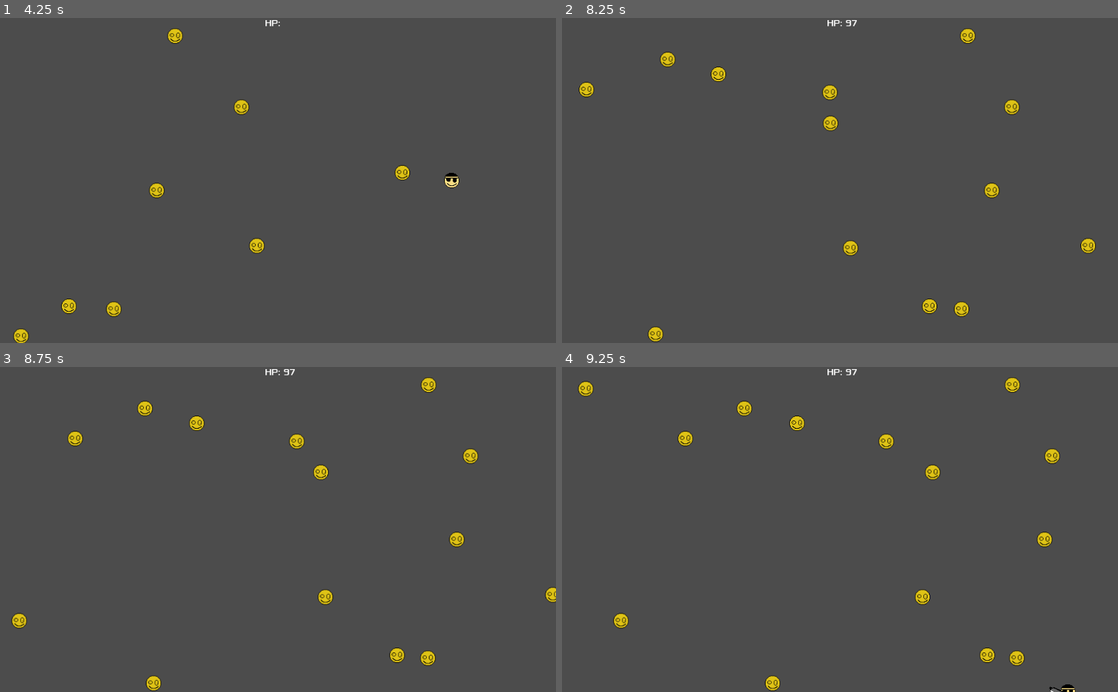
Above: before the commit, frames 1-4 (two rows, left to right).
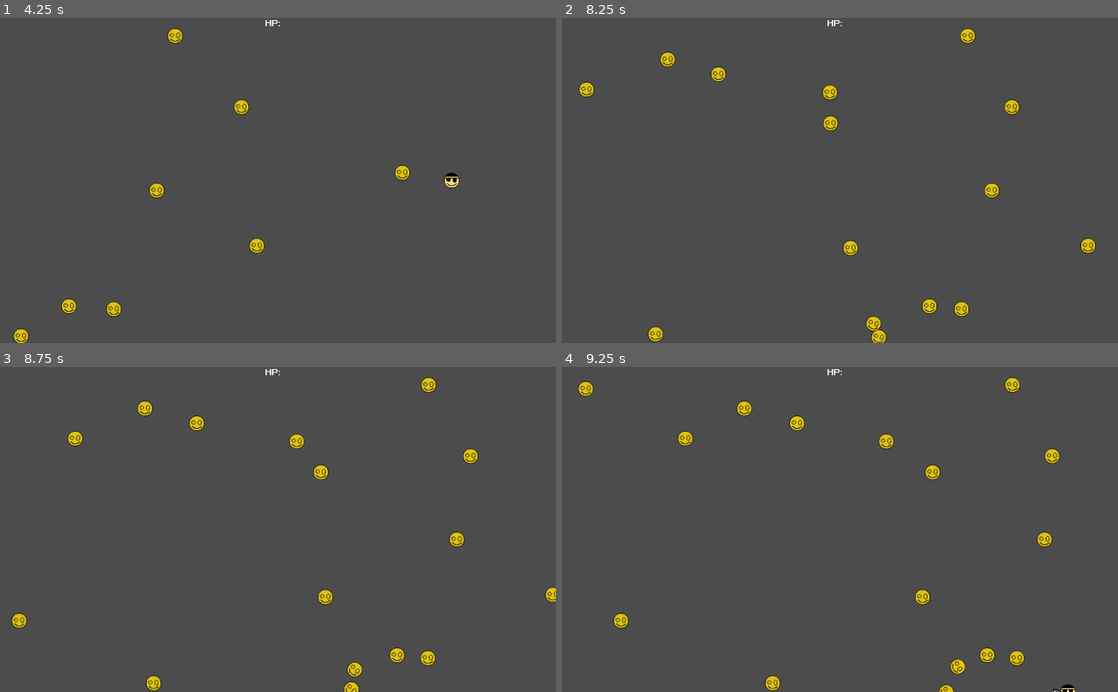
Above: after the commit, the same moments.

Repository: amandodaw/InitialFiles
Game: Godot game, scene res://Scenes/World.tscn
The game is run twice, just before and just after one commit, with the same random seed, the same clock (stepped at 60 frames per second) and the same inputs.
Inputs:
- Up to frame 1 (4.25 s): tap Enter at 0.5 s; hold Right (ui_right) 0.53-1.28 s; tap D (d) every 0.75 s from 0.6 to 3.6 s; hold Down (ui_down) 1.28-2.03 s; hold Right (ui_right) 2.03-2.78 s; hold Up (ui_up) 2.78-3.53 s; hold Left (ui_left) from 3.53 s (still down)
- Up to frame 2 (8.25 s): tap D (d) every 0.75 s from 4.35 to 8.1 s; release Left (ui_left) at 5.03 s; hold Down (ui_down) 5.03-5.78 s; hold Right (ui_right) 5.78-6.53 s; hold Up (ui_up) 6.53-7.28 s; hold Right (ui_right) 7.28-8.03 s; hold Down (ui_down) from 8.03 s (still down)
- Up to frame 3 (8.75 s): keep holding Down (ui_down)
- Up to frame 4 (9.25 s): release Down (ui_down) at 8.78 s; hold Left (ui_left) from 8.78 s (still down); tap D (d) at 8.85 s

Frame 1 is identical in both runs. In frame 2, 0.2% of the frame differs, in the area x 51-59%, y 0-100%; in frame 3, 0.2%; in frame 4, 0.2%.

Commit message:
Arreglada señal ambigua
Hecho con is_queued_for_deletion()

Diff:
--- a/Initial Files/Scripts/Mob.gd
+++ b/Initial Files/Scripts/Mob.gd
@@ -1,19 +1,27 @@
 extends RigidBody2D
 signal damage
+signal sword_increment
 
 func _ready():
 	connect("damage", get_parent(), "get_hit")
-	connect("damage", get_parent().get_node("Player"), "sword_increment")
+	connect("sword_increment", get_parent().get_node("Player"), "sword_increment")
 
-func _on_Area2D_body_entered(body):
-	if body != self:
-		queue_free()
+func _on_Area2D_area_entered(area):
+	emit_signal("sword_increment")
+	queue_free()
+	print(3)
+	yield(get_tree().create_timer(1.0), "timeout")
+	print(2)
+	yield(get_tree().create_timer(1.0), "timeout")
+	print(1)
+	yield(get_tree().create_timer(1.0), "timeout")
 
 
-func _on_Area2D_area_entered(area):
-	queue_free()
+
 
 
 func _on_VisibilityNotifier2D_screen_exited():
+	if is_queued_for_deletion():
+		return
 	emit_signal("damage")
 	queue_free()
